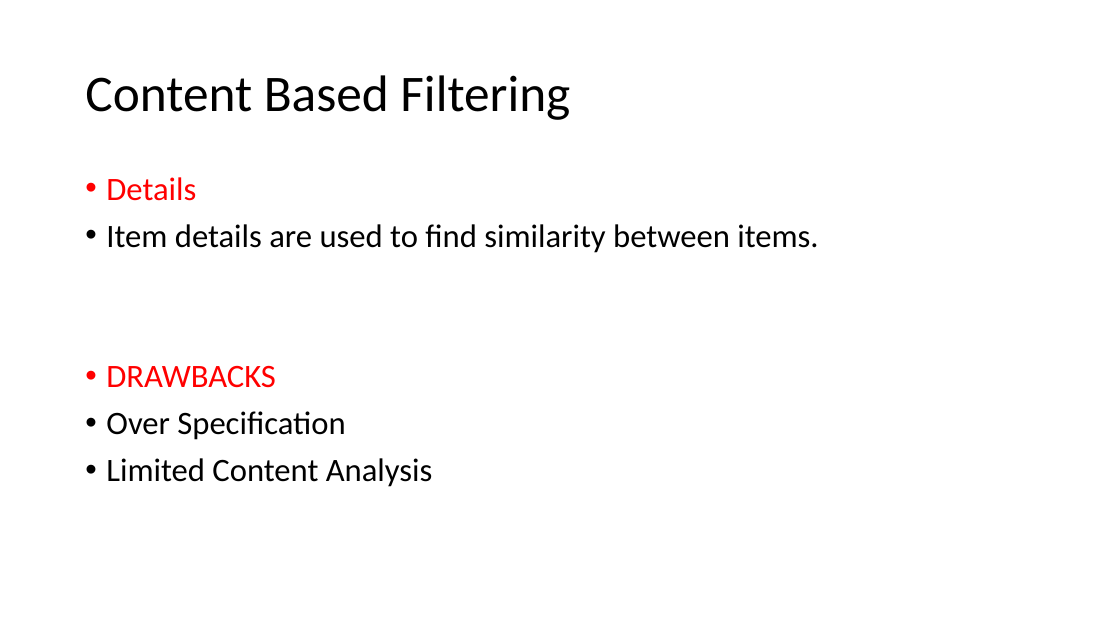
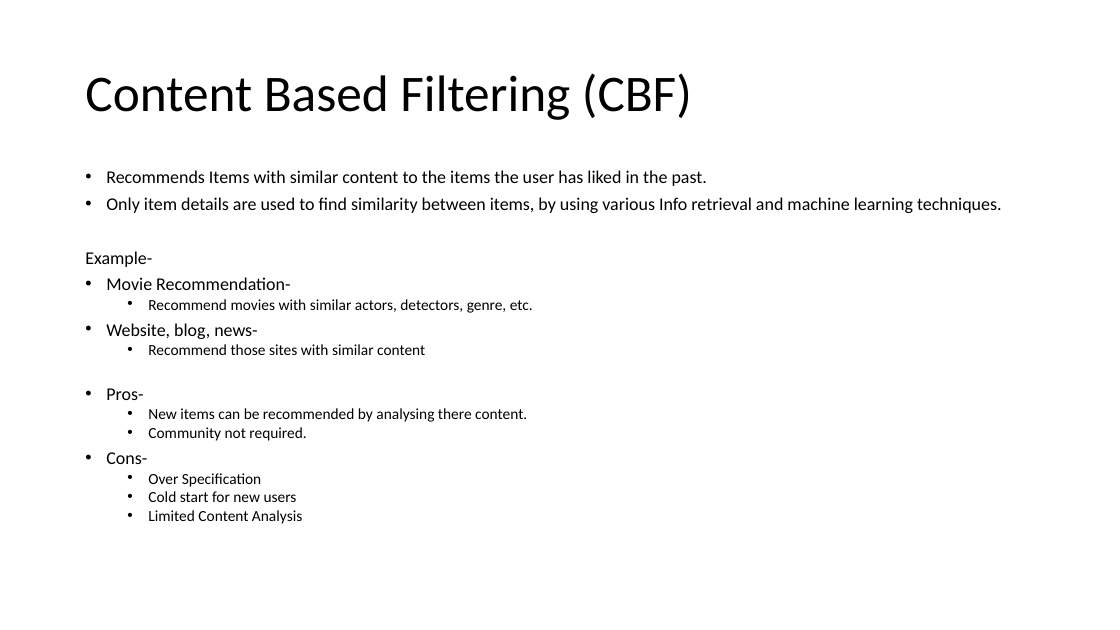
Before and after one commit to DibyamAgrawal/RS-ppt, a slide deck: slide 5 of summer_Basics of RS.pptx. Drawn at 1120x630 pixels with LibreOffice and Linux fonts; fonts in the diff are those of the drawing. Boxes give left, top, right and bottom in pixels: in the first picture for what was removed or moved away, otherwise in the second. Text is boxed around its words. In the diff, an @@ line names an element or a change of style, - is before the commit and + after.

Commit message:
Filled contents

```diff
--- a/summer_Basics of RS.pptx
+++ b/summer_Basics of RS.pptx
@@ title at (85, 73, 692, 120): text changed @@
-Content Based Filtering
+Content Based Filtering (CBF)
@@ text at (85, 170, 1002, 441): text changed; size 28 to 15.4 pt @@
-• Details
-• Item details are used to find similarity between items.
-• DRAWBACKS
+• Recommends Items with similar content to the items the user has liked in the past.
+• Only item details are used to find similarity between items, by using various Info retrieval and machine learning techniques.
+Example-
+• Movie Recommendation-
+  • Recommend movies with similar actors, detectors, genre, etc.
+• Website, blog, news-
+  • Recommend those sites with similar content
+• Pros-
+  • New items can be recommended by analysing there content.
+  • Community not required.
+• Cons-
@@ text at (148, 473, 302, 524): size 28 to 13.2 pt in "Over Specification", "Limited Content Analysis"; list level 1 to 2 in "Over Specification"; line spacing 0.9 to 0.7; list level 1 to 2 in "Limited Content Analysis" @@
@@ text at (148, 491, 297, 502): paragraph added @@
+  • Cold start for new users
```
Also in this commit, not shown: 4 other slides changed, 8 other files.
